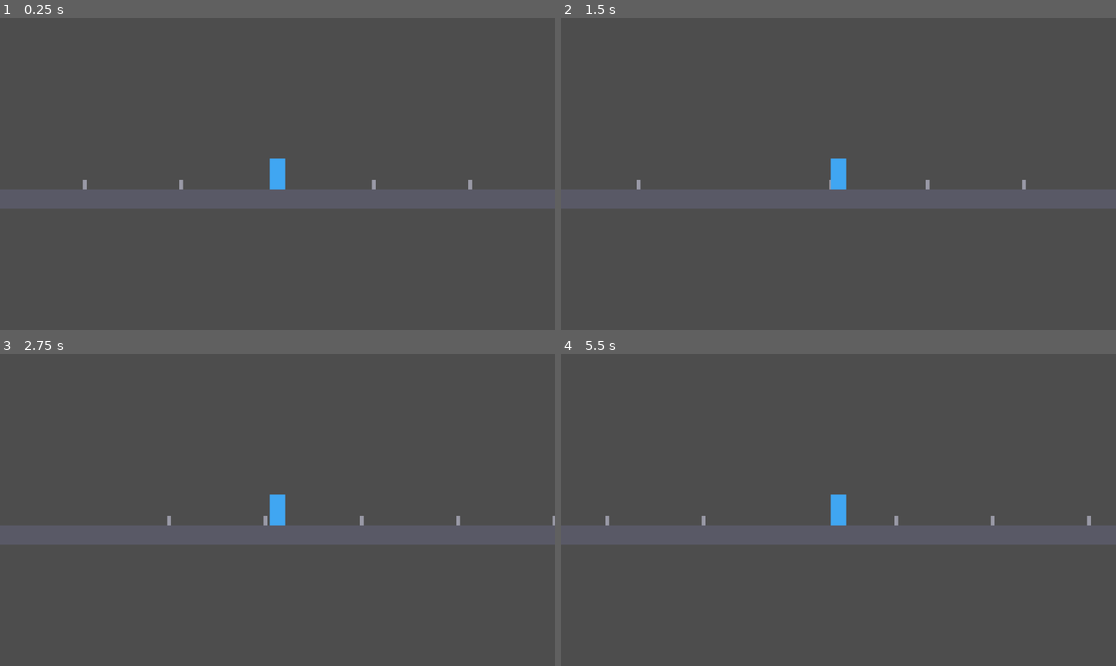
Above: before the commit, frames 1-4 (two rows, left to right).
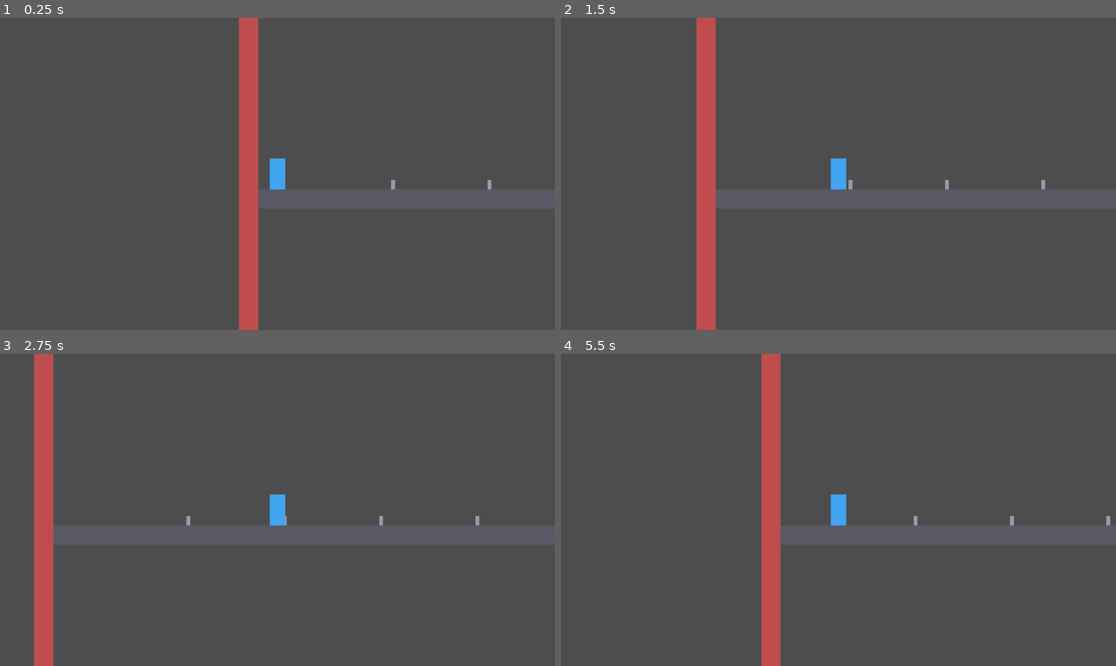
Above: after the commit, the same moments.

Repository: FaresCherif/bosshide
Game: Godot game, scene res://Scene.tscn
Same seed, same stepped clock (60 frames per second), same inputs: the game is played once before the commit and once after it.
Inputs (mouse positions are in pixels of both pictures, inside the frame that each line leads up to):
- Up to frame 1 (0.25 s): no input
- Up to frame 2 (1.5 s): tap Enter at 0.5 s; move the mouse to (960, 158) at 0.52 s; hold Right (move_right) 0.53-1.25 s; hold Shift 0.53-1.25 s; click (960, 158) at 0.67 s; drag from (727, 189) to (810, 236) at 1.27 s
- Up to frame 3 (2.75 s): tap R (restart, bound only after the commit) at 2 s; move the mouse to (333, 441) at 2.02 s; hold Right (move_right) from 2.03 s (still down); tap Ctrl at 2.1 s
- Up to frame 4 (5.5 s): release Right (move_right) at 2.75 s; drag from (810, 572) to (672, 463) at 2.77 s; tap R (restart, bound only after the commit) at 3.5, 4.15, 5 s; move the mouse to (1005, 556) at 3.52 s; hold Left (move_left) 3.53-4.25 s; hold Shift 3.53-4.25 s; drag from (672, 463) to (755, 432) at 4.27 s; move the mouse to (866, 510) at 5.02 s; hold Left (move_left) from 5.03 s (still down); tap Ctrl at 5.1 s; click (866, 510) at 5.17 s

The runs differ from the first frame. In frame 1, 6.2% of the frame differs, in the area x 0-89%, y 0-100%; in frame 2, 5.1%; in frame 3, 4.1%; in frame 4, 5.9%.

Commit message:
add level goal with success message and restart

Diff:
--- a/Scene.tscn
+++ b/Scene.tscn
@@ -1,11 +1,16 @@
-[gd_scene load_steps=3 format=3 uid="uid://dv8kwa3gq10jy"]
+[gd_scene load_steps=5 format=3 uid="uid://dv8kwa3gq10jy"]
 
 [ext_resource type="PackedScene" path="res://player/player.tscn" id="1_player"]
+[ext_resource type="Script" path="res://level/level.gd" id="2_level"]
 
 [sub_resource type="RectangleShape2D" id="RectangleShape2D_mur"]
 size = Vector2(40, 800)
 
+[sub_resource type="RectangleShape2D" id="RectangleShape2D_arrivee"]
+size = Vector2(40, 96)
+
 [node name="Node2D" type="Node2D"]
+script = ExtResource("2_level")
 
 [node name="Sol" type="ColorRect" parent="."]
 offset_left = -1520.0
@@ -126,4 +131,34 @@
 offset_bottom = 400.0
 color = Color(0.75, 0.3, 0.3, 1)
 
+[node name="Arrivee" type="Area2D" parent="."]
+position = Vector2(1460, 0)
+
+[node name="CollisionShape2D" type="CollisionShape2D" parent="Arrivee"]
+position = Vector2(0, -16)
+shape = SubResource("RectangleShape2D_arrivee")
+
+[node name="Visuel" type="ColorRect" parent="Arrivee"]
+offset_left = -20.0
+offset_top = -64.0
+offset_right = 20.0
+offset_bottom = 32.0
+color = Color(0.3, 0.75, 0.4, 1)
+
 [node name="Player" parent="." instance=ExtResource("1_player")]
+position = Vector2(-1440, 0)
+
+[node name="Interface" type="CanvasLayer" parent="."]
+
+[node name="MessageSucces" type="Label" parent="Interface"]
+visible = false
+anchors_preset = 15
+anchor_right = 1.0
+anchor_bottom = 1.0
+grow_horizontal = 2
+grow_vertical = 2
+theme_override_font_sizes/font_size = 40
+text = "Bravo, tu as atteint les toilettes !
+Appuie sur R pour rejouer"
+horizontal_alignment = 1
+vertical_alignment = 1
--- /dev/null
+++ b/level/level.gd
@@ -0,0 +1,24 @@
+extends Node2D
+
+var _progress := LevelProgress.new()
+
+@onready var _player: CharacterBody2D = $Player
+@onready var _goal: Area2D = $Arrivee
+@onready var _success_message: Label = $Interface/MessageSucces
+
+
+func _ready() -> void:
+	_goal.body_entered.connect(_on_arrivee_body_entered)
+
+
+func _unhandled_input(event: InputEvent) -> void:
+	if event.is_action_pressed("restart") and _progress.can_restart():
+		get_tree().reload_current_scene()
+
+
+func _on_arrivee_body_entered(body: Node2D) -> void:
+	if body != _player:
+		return
+	_progress.reach_goal()
+	_success_message.visible = true
+	_player.set_physics_process(_progress.can_move())
--- /dev/null
+++ b/level/level_progress.gd
@@ -0,0 +1,21 @@
+class_name LevelProgress
+extends RefCounted
+
+var _finished := false
+
+
+func is_finished() -> bool:
+	return _finished
+
+
+# Le joueur a atteint l'arrivee : le niveau reste termine jusqu'a la relance
+func reach_goal() -> void:
+	_finished = true
+
+
+func can_move() -> bool:
+	return not _finished
+
+
+func can_restart() -> bool:
+	return _finished
--- a/project.godot
+++ b/project.godot
@@ -37,6 +37,11 @@
 , Object(InputEventKey,"resource_local_to_scene":false,"resource_name":"","device":-1,"window_id":0,"alt_pressed":false …(181 unchanged characters)…
 ]
 }
+restart={
+"deadzone": 0.5,
+"events": [Object(InputEventKey,"resource_local_to_scene":false,"resource_name":"","device":-1,"window_id":0,"alt_pressed":false,"shift_pressed":false,"ctrl_pressed":false,"meta_pressed":false,"pressed":false,"keycode":82,"physical_keycode":0,"key_label":0,"unicode":0,"location":0,"echo":false,"script":null)
+]
+}
 
 [rendering]
 
--- a/tests/unit/test_level.gd
+++ b/tests/unit/test_level.gd
@@ -3,9 +3,13 @@
 const MAIN_SCENE_PATH := "res://Scene.tscn"
 
 
+func _load_level() -> Node:
+	var scene: PackedScene = load(MAIN_SCENE_PATH)
+	return scene.instantiate()
+
+
 func _instantiate_level() -> Node:
-	var scene: PackedScene = load(MAIN_SCENE_PATH)
-	return autofree(scene.instantiate())
+	return autofree(_load_level())
 
 
 func _action_keycodes(action: String) -> Array:
@@ -21,7 +25,7 @@
 	assert_true(player is CharacterBody2D, "Le niveau doit contenir le joueur")
 
 
-func test_les_murs_entourent_le_joueur_hors_ecran() -> void:
+func test_les_murs_encadrent_le_joueur_au_depart() -> void:
 	var level := _instantiate_level()
 	var player: Node2D = level.get_node("Player")
 	var left_wall: Node2D = level.get_node("MurGauche")
@@ -30,8 +34,71 @@
 
 	assert_true(left_wall is StaticBody2D, "Le mur gauche doit bloquer le joueur")
 	assert_true(right_wall is StaticBody2D, "Le mur droit doit bloquer le joueur")
-	assert_lt(left_wall.position.x, player.position.x - half_screen, "Le mur gauche doit etre hors de l'ecran au depart")
+	assert_lt(left_wall.position.x, player.position.x, "Le mur gauche doit etre a gauche du joueur")
 	assert_gt(right_wall.position.x, player.position.x + half_screen, "Le mur droit doit etre hors de l'ecran au depart")
+
+
+func test_le_joueur_demarre_au_bord_gauche() -> void:
+	var level := _instantiate_level()
+	var player: Node2D = level.get_node("Player")
+	var left_wall: Node2D = level.get_node("MurGauche")
+	assert_lt(player.position.x - left_wall.position.x, 100.0, "Le joueur doit demarrer pres du mur gauche")
+
+
+func test_l_arrivee_est_entre_le_joueur_et_le_mur_droit() -> void:
+	var level := _instantiate_level()
+	var goal: Node2D = level.get_node_or_null("Arrivee")
+	assert_true(goal is Area2D, "Le niveau doit contenir une zone d'arrivee")
+	assert_gt(goal.position.x, level.get_node("Player").position.x, "L'arrivee doit etre a droite du joueur")
+	assert_lt(goal.position.x, level.get_node("MurDroit").position.x, "L'arrivee doit etre avant le mur droit")
+
+
+func test_l_arrivee_est_collee_au_mur_droit() -> void:
+	var level := _instantiate_level()
+	var goal: Node2D = level.get_node("Arrivee")
+	var right_wall: Node2D = level.get_node("MurDroit")
+	var goal_shape: RectangleShape2D = goal.get_node("CollisionShape2D").shape
+	var wall_shape: RectangleShape2D = right_wall.get_node("CollisionShape2D").shape
+
+	var goal_right_edge := goal.position.x + goal_shape.size.x / 2.0
+	var wall_left_edge := right_wall.position.x - wall_shape.size.x / 2.0
+	assert_eq(goal_right_edge, wall_left_edge, "L'arrivee doit toucher le mur droit")
+
+
+func test_le_signal_de_l_arrivee_est_connecte() -> void:
+	var level: Node = add_child_autofree(_load_level())
+	var goal: Area2D = level.get_node("Arrivee")
+	assert_true(goal.body_entered.is_connected(level._on_arrivee_body_entered), "L'arrivee doit prevenir le niveau")
+
+
+func test_le_message_de_succes_est_cache_au_depart() -> void:
+	var message: Label = _instantiate_level().get_node("Interface/MessageSucces")
+	assert_false(message.visible, "Le message de succes doit etre cache au depart")
+	assert_string_contains(message.text, "Bravo, tu as atteint les toilettes !")
+
+
+func test_un_autre_corps_ne_declenche_pas_le_succes() -> void:
+	var level: Node = add_child_autofree(_load_level())
+	var other: Node2D = autofree(StaticBody2D.new())
+	level._on_arrivee_body_entered(other)
+	assert_false(level.get_node("Interface/MessageSucces").visible, "Seul le joueur doit declencher le succes")
+
+
+func test_le_joueur_dans_l_arrivee_declenche_le_succes() -> void:
+	var level: Node = add_child_autofree(_load_level())
+	var player: CharacterBody2D = level.get_node("Player")
+	assert_true(player.is_physics_processing(), "Le joueur doit pouvoir bouger avant l'arrivee")
+
+	player.position = level.get_node("Arrivee").position
+	await wait_physics_frames(5)
+
+	assert_true(level.get_node("Interface/MessageSucces").visible, "Le message doit s'afficher a l'arrivee")
+	assert_false(player.is_physics_processing(), "Le joueur doit etre fige a l'arrivee")
+
+
+func test_action_rejouer_a_sa_touche() -> void:
+	assert_true(InputMap.has_action("restart"), "L'action restart doit exister")
+	assert_has(_action_keycodes("restart"), KEY_R, "La touche R doit relancer le niveau")
 
 
 func test_action_gauche_a_ses_touches() -> void:
--- /dev/null
+++ b/tests/unit/test_level_progress.gd
@@ -0,0 +1,43 @@
+extends GutTest
+
+
+func test_au_depart_le_niveau_n_est_pas_termine() -> void:
+	var progress := LevelProgress.new()
+	assert_false(progress.is_finished(), "Le niveau ne doit pas etre termine au depart")
+
+
+func test_au_depart_le_joueur_peut_bouger() -> void:
+	var progress := LevelProgress.new()
+	assert_true(progress.can_move(), "Le joueur doit pouvoir bouger au depart")
+
+
+func test_au_depart_la_relance_est_refusee() -> void:
+	var progress := LevelProgress.new()
+	assert_false(progress.can_restart(), "La relance doit etre refusee avant l'arrivee")
+
+
+func test_atteindre_l_arrivee_termine_le_niveau() -> void:
+	var progress := LevelProgress.new()
+	progress.reach_goal()
+	assert_true(progress.is_finished(), "Le niveau doit etre termine a l'arrivee")
+
+
+func test_apres_l_arrivee_le_joueur_ne_peut_plus_bouger() -> void:
+	var progress := LevelProgress.new()
+	progress.reach_goal()
+	assert_false(progress.can_move(), "Le joueur doit etre fige apres l'arrivee")
+
+
+func test_apres_l_arrivee_la_relance_est_autorisee() -> void:
+	var progress := LevelProgress.new()
+	progress.reach_goal()
+	assert_true(progress.can_restart(), "La relance doit etre autorisee apres l'arrivee")
+
+
+func test_atteindre_deux_fois_l_arrivee_ne_change_rien() -> void:
+	var progress := LevelProgress.new()
+	progress.reach_goal()
+	progress.reach_goal()
+	assert_true(progress.is_finished(), "Le niveau doit rester termine")
+	assert_false(progress.can_move(), "Le joueur doit rester fige")
+	assert_true(progress.can_restart(), "La relance doit rester autorisee")
Not shown, changed: CLAUDE.md
